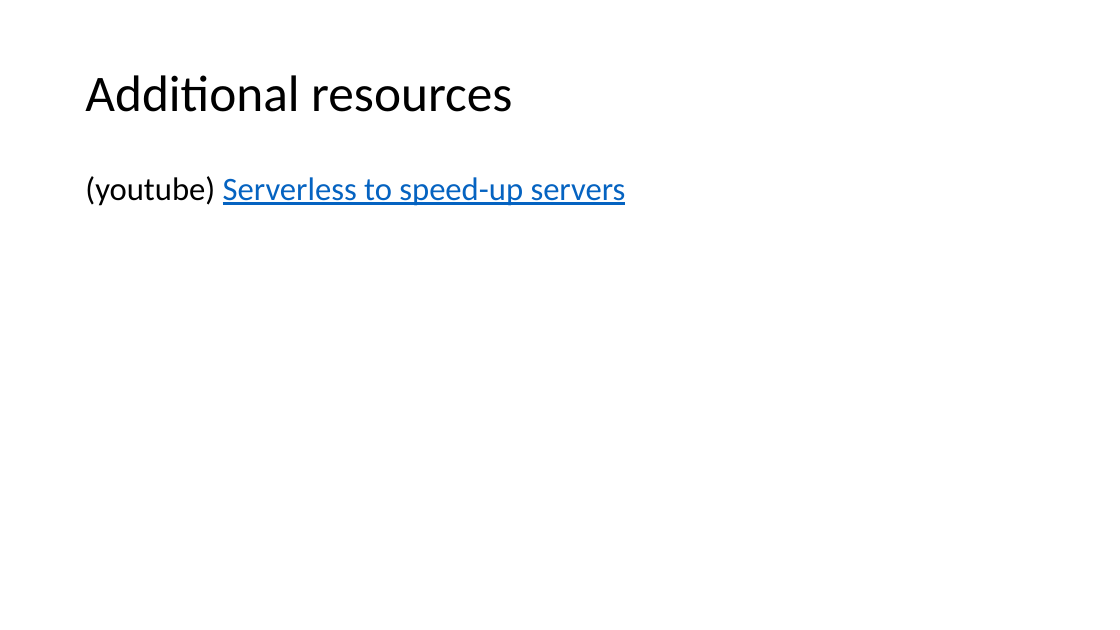
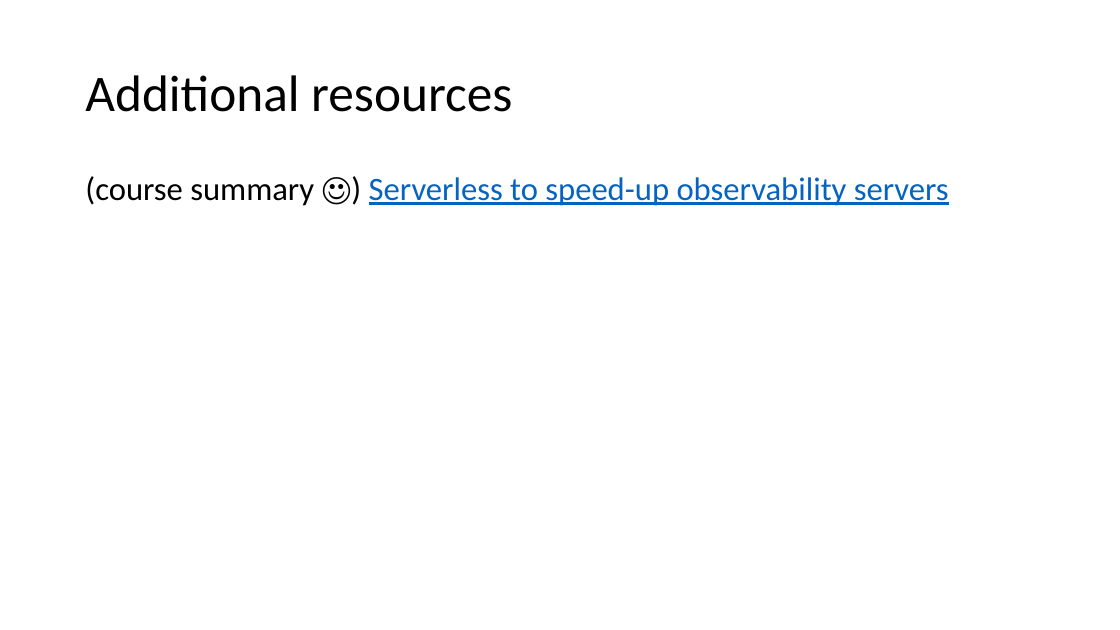
Before and after one commit to v1r7u/cloud_computing_old, a slide deck: slide 76 of presentations/05_Monitoring_Pricing.pptx (slide 75 before the commit). Drawn at 1120x630 pixels with LibreOffice and Linux fonts; fonts in the diff are those of the drawing. Boxes give left, top, right and bottom in pixels: in the first picture for what was removed or moved away, otherwise in the second. Text is boxed around its words. In the diff, an @@ line names an element or a change of style, - is before the commit and + after.

```diff
--- a/presentations/05_Monitoring_Pricing.pptx
+++ b/presentations/05_Monitoring_Pricing.pptx
@@ text at (85,176,949,206): text changed @@
-(youtube) Serverless to speed-up servers
+(course summary ☺) Serverless to speed-up observability servers
```
Also in this commit, not shown: 10 other slides changed, 3 other files.
